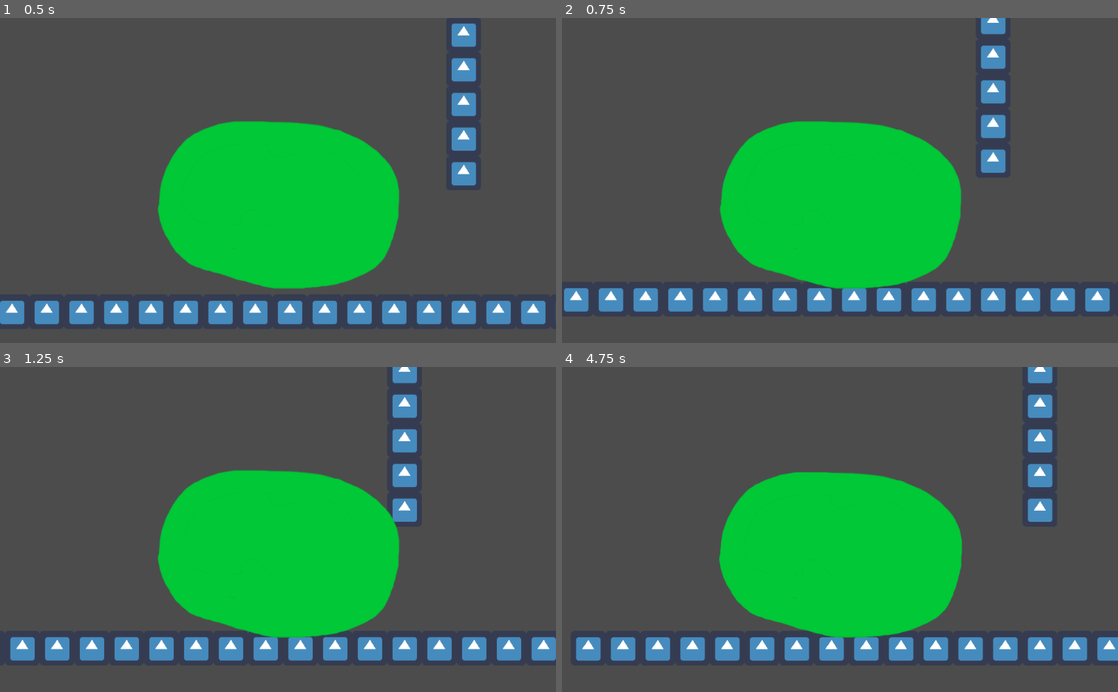
Above: before the commit, frames 1-4 (two rows, left to right).
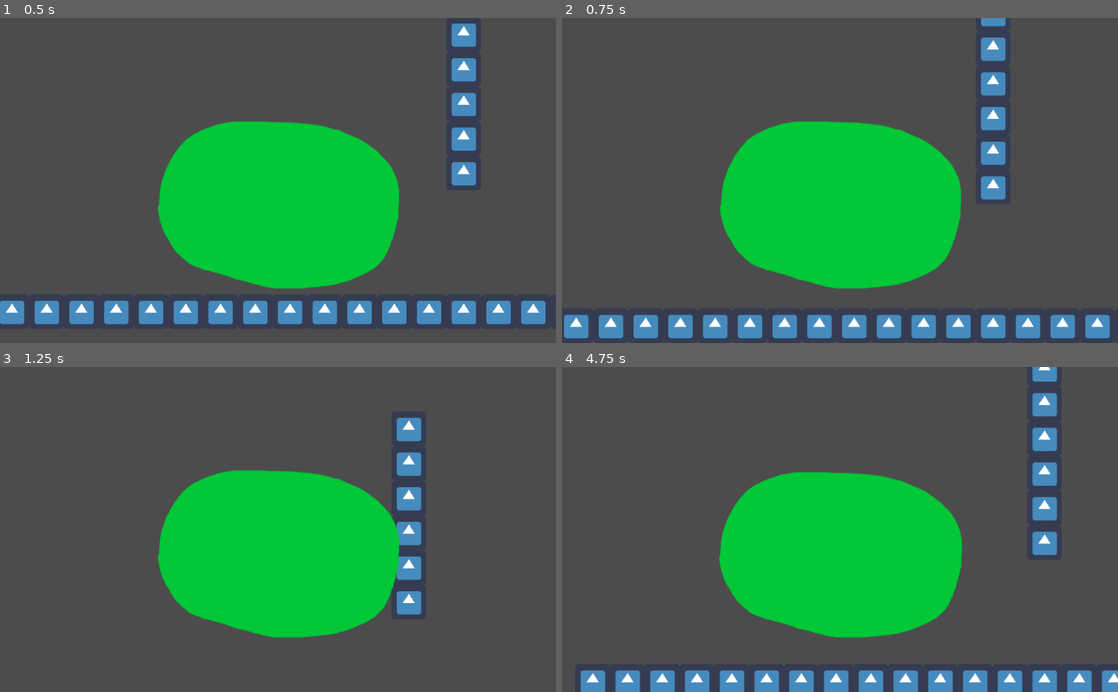
Above: after the commit, the same moments.

Repository: mariothedog/Shifty-Slime
Game: Godot game, scene res://Levels/Level0.tscn
Two runs of this game, one before a commit and one after it. Both use one fixed random seed, a clock stepped at 60 frames per second and the inputs below. The engine's default icon, where the game draws it, is replaced by a stand-in: a white triangle on a blue panel in a dark square.
Inputs:
- Up to frame 1 (0.5 s): no input
- Up to frame 2 (0.75 s): hold D (move_right) from 0.53 s (still down); hold Space (jump, bound only after the commit) from 0.53 s (still down)
- Up to frame 3 (1.25 s): keep holding D (move_right); keep holding Space (jump, bound only after the commit)
- Up to frame 4 (4.75 s): release Space (jump, bound only after the commit) at 1.28 s; tap S (shrink) at 1.35, 2.85, 4.35 s; tap Space (jump, bound only after the commit) at 1.52, 1.55, 1.82, 3.02, 3.05, 3.32, 4.52, 4.55 s; release D (move_right) at 2.03 s; hold A (move_left) 2.03-2.78 s; hold Space (jump, bound only after the commit) 2.03-2.78 s; hold D (move_right) 2.78-4.28 s; hold Space (jump, bound only after the commit) 3.53-4.28 s; hold A (move_left) from 4.28 s (still down)

Frame 1 is identical in both runs. In frame 2, 12% of the frame differs, in the area x 0-99%, y 0-99%; in frame 3, 7.7%; in frame 4, 11%.

Commit message:
Added jumping

Diff:
--- a/Player/Player.gd
+++ b/Player/Player.gd
@@ -1,12 +1,15 @@
 extends KinematicBody2D
 
 export var speed = 300
+export var jump_speed = 400
 
 const GRAVITY = 400
 
 var velocity = Vector2()
 
 var scale_dir = Vector2(1, 1)
+
+var jump = false
 
 onready var original_polygon = $CollisionPolygon2D.polygon
 
@@ -46,6 +49,10 @@
 
 	velocity.x = input_vel_x * speed
 
+	jump = false
+	if Input.is_action_pressed("jump"):
+		jump = true
+
 func update_collision_shape():
 	if Vector2(stepify($Sprite.scale.x, 0.01), stepify($Sprite.scale.y, 0.01)) != scale_dir: # So it's not unnecessarily run.
 		for i in range(len($CollisionPolygon2D.polygon)):
@@ -57,7 +64,10 @@
 func movement(delta):
 	velocity.y += GRAVITY * delta
 
-	velocity = move_and_slide(velocity)
+	velocity = move_and_slide(velocity, Vector2.UP)
+
+	if is_on_floor() and jump:
+		velocity.y = -jump_speed
 
 func animate():
 	pass
--- a/project.godot
+++ b/project.godot
@@ -45,6 +45,11 @@
 , Object(InputEventKey,"resource_local_to_scene":false,"resource_name":"","device":0,"alt":false,"shift":false,"control":false,"meta":false,"command":false,"pressed":false,"scancode":16777231,"unicode":0,"echo":false,"script":null)
  ]
 }
+jump={
+"deadzone": 0.5,
+"events": [ Object(InputEventKey,"resource_local_to_scene":false,"resource_name":"","device":0,"alt":false,"shift":false,"control":false,"meta":false,"command":false,"pressed":false,"scancode":32,"unicode":0,"echo":false,"script":null)
+ ]
+}
 
 [rendering]
 
